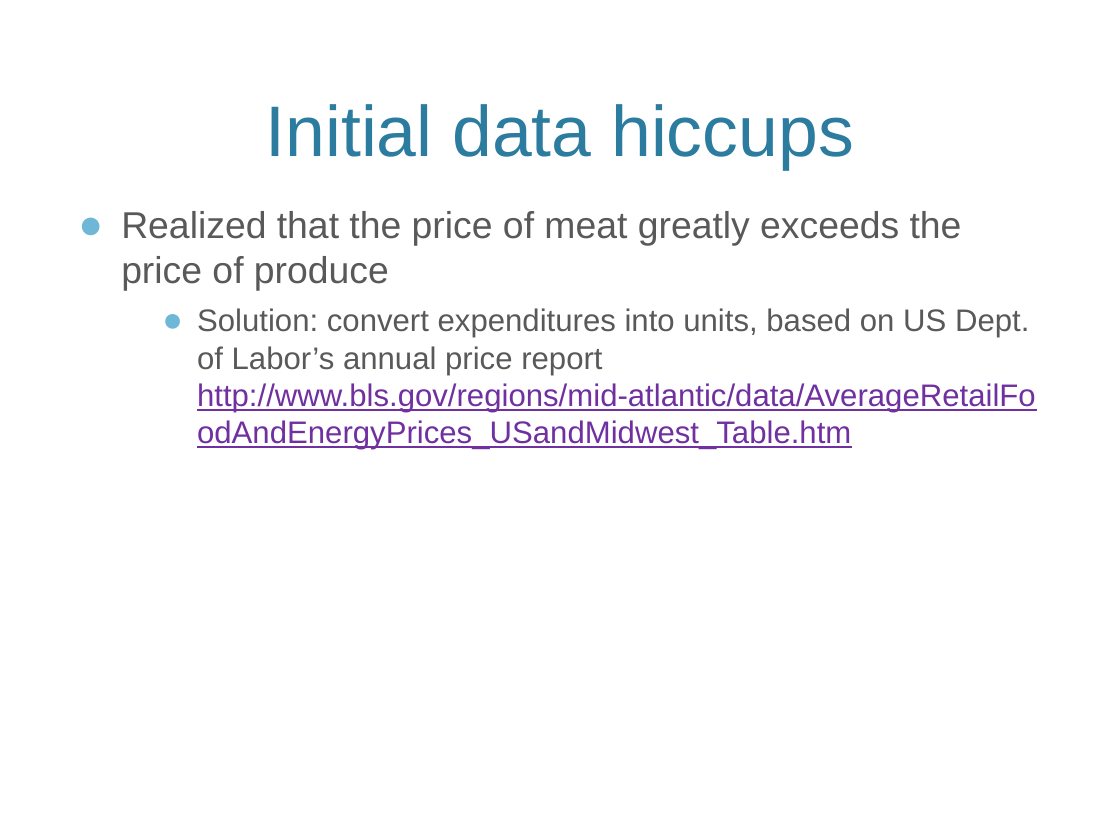
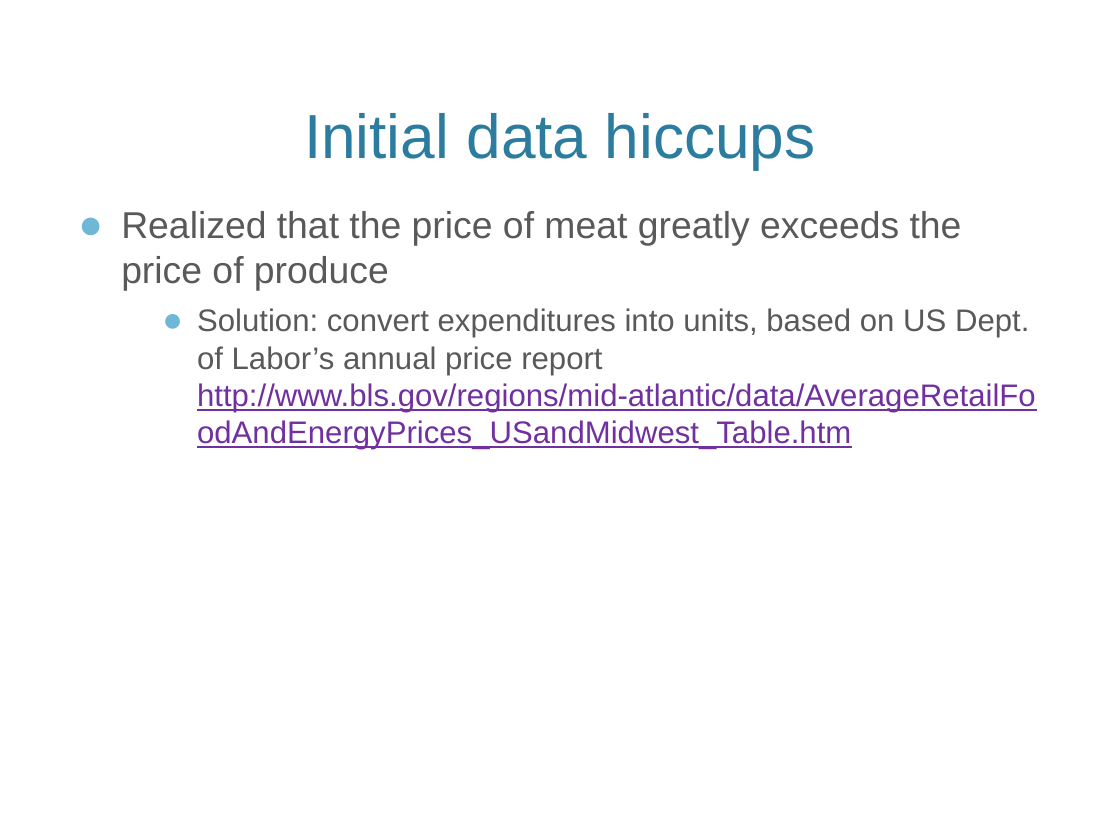
Before and after one commit to rhosogi/Veg_Project, a slide deck: slide 7 of DatSciProject_Draft.pptx. Drawn at 1120x840 pixels with LibreOffice and Linux fonts; fonts in the diff are those of the drawing; background and template pictures are left out. Boxes give left, top, right and bottom in pixels: in the first picture for what was removed or moved away, otherwise in the second. Text is boxed around its words. In the diff, an @@ line names an element or a change of style, - is before the commit and + after.

```diff
--- a/DatSciProject_Draft.pptx
+++ b/DatSciProject_Draft.pptx
@@ title "Initial data hiccups" at [304,113,816,170]: size 46 to 40 pt @@
```
Also in this commit, not shown: 1 other slide changed, 2 slides added, 1 slide removed, 1 other file.
